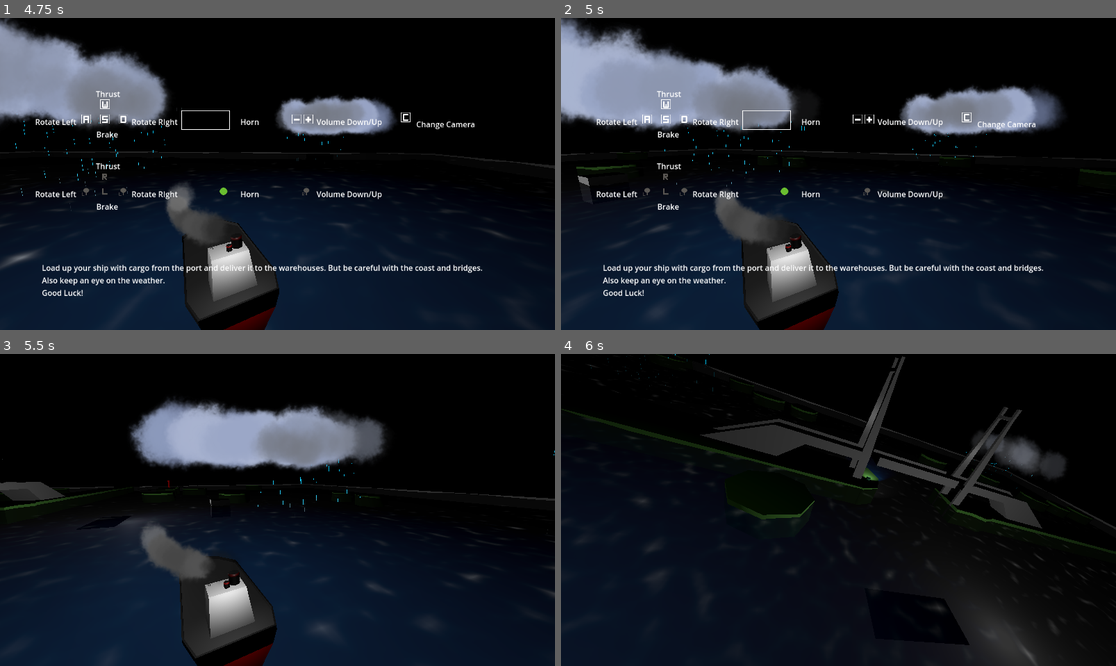
Above: before the commit, frames 1-4 (two rows, left to right).
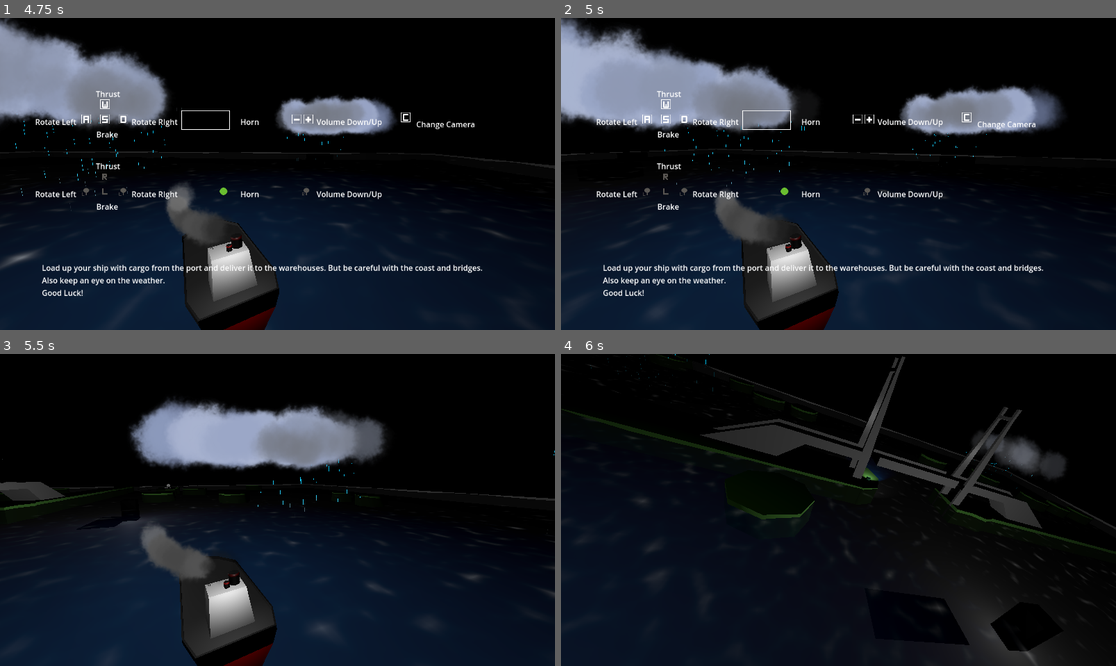
Above: after the commit, the same moments.

Repository: savenger/shipped
Game: Godot game, scene res://level/game.tscn
Same seed, same stepped clock (60 frames per second), same inputs: the game is played once before the commit and once after it.
Inputs (mouse positions are in pixels of both pictures, inside the frame that each line leads up to):
- Up to frame 1 (4.75 s): tap Enter at 0.5 s; move the mouse to (399, 158) at 0.52 s; hold D (Turn Right) 0.53-1.28 s; click (399, 158) at 0.6 s; move the mouse to (166, 189) at 1.27 s; hold A (Turn Left) 1.28-2.03 s; tap Mouse wheel down (volume_down) at 1.35, 4.35 s; move the mouse to (333, 105) at 2.02 s; hold D (Turn Right) 2.03-2.78 s; tap Mouse wheel up (volume_up) at 2.1 s; move the mouse to (249, 236) at 2.77 s; hold S (CounterThrust) 2.78-3.53 s; tap C at 2.85 s; move the mouse to (444, 220) at 3.52 s; hold A (Turn Left) from 3.53 s (still down); click (444, 220) at 3.6 s; move the mouse to (111, 127) at 4.27 s
- Up to frame 2 (5 s): keep holding A (Turn Left)
- Up to frame 3 (5.5 s): keep holding A (Turn Left); move the mouse to (305, 510) at 5.02 s; tap Mouse wheel up (volume_up) at 5.1 s
- Up to frame 4 (6 s): move the mouse to (755, 432) at 5.77 s; release A (Turn Left) at 5.78 s; hold D (Turn Right) from 5.78 s (still down); tap C at 5.85 s

Frame 1 is identical in both runs. In frame 2, 0.2% of the frame differs, in the area x 2-100%, y 43-54%; in frame 3, less than 0.1%; in frame 4, 0.7%, in the area x 77-90%, y 82-96%.
Error in both runs: Invalid assignment of property or key 'volume_db' with value of type 'int' on a base object of type 'null instance'. (res://level/game.gd:40)

Commit message:
Warehouse (first iteration)

Diff:
--- /dev/null
+++ b/Models/Warehouse/Warehouse.tscn
@@ -0,0 +1,5 @@
+[gd_scene load_steps=2 format=3 uid="uid://bire28q8jcunx"]
+
+[ext_resource type="PackedScene" uid="uid://c41qfwmhq86ps" path="res://Models/Warehouse/Warehouse.glb" id="1_4i2cx"]
+
+[node name="Warehouse" instance=ExtResource("1_4i2cx")]
--- a/level/cargo_port.tscn
+++ b/level/cargo_port.tscn
@@ -2,9 +2,6 @@
 
 [ext_resource type="Script" path="res://level/CargoPickupArea.gd" id="1_a5vi5"]
 [ext_resource type="Script" path="res://level/CargoPort.gd" id="1_gwy4d"]
-
-[sub_resource type="BoxMesh" id="BoxMesh_nhqhf"]
-size = Vector3(5, 20, 5)
 
 [sub_resource type="BoxShape3D" id="BoxShape3D_jyj78"]
 size = Vector3(5, 20, 5)
@@ -12,19 +9,20 @@
 [sub_resource type="SphereShape3D" id="SphereShape3D_ngl4c"]
 radius = 10.0
 
+[sub_resource type="BoxMesh" id="BoxMesh_ewryt"]
+size = Vector3(3, 5, 3)
+
 [node name="CargoPort" type="StaticBody3D" groups=["cargo_port"]]
-transform = Transform3D(1, 0, 0, 0, 1, 0, 0, 0, 1, 21.5461, -8.27964, 0)
 script = ExtResource("1_gwy4d")
-
-[node name="MeshInstance3D" type="MeshInstance3D" parent="."]
-mesh = SubResource("BoxMesh_nhqhf")
 
 [node name="CollisionShape3D" type="CollisionShape3D" parent="."]
 shape = SubResource("BoxShape3D_jyj78")
 
 [node name="CargoPickupArea" type="Area3D" parent="."]
-transform = Transform3D(1, 0, 0, 0, 1, 0, 0, 0, 1, 0, 12, 0)
 script = ExtResource("1_a5vi5")
 
 [node name="CollisionShape3D" type="CollisionShape3D" parent="CargoPickupArea"]
 shape = SubResource("SphereShape3D_ngl4c")
+
+[node name="MeshInstance3D" type="MeshInstance3D" parent="."]
+mesh = SubResource("BoxMesh_ewryt")
--- a/level/destination.tscn
+++ b/level/destination.tscn
@@ -1,6 +1,7 @@
-[gd_scene load_steps=5 format=3 uid="uid://dcstorccunohr"]
+[gd_scene load_steps=6 format=3 uid="uid://dcstorccunohr"]
 
 [ext_resource type="Script" path="res://level/destination.gd" id="1_w0csv"]
+[ext_resource type="PackedScene" uid="uid://bire28q8jcunx" path="res://Models/Warehouse/Warehouse.tscn" id="2_itjx6"]
 
 [sub_resource type="CylinderShape3D" id="CylinderShape3D_vmw3e"]
 radius = 8.0
@@ -16,12 +17,16 @@
 script = ExtResource("1_w0csv")
 
 [node name="Area3D" type="Area3D" parent="."]
+transform = Transform3D(1, 0, 0, 0, 1, 0, 0, 0, 1, 0, 0, 7)
 
 [node name="CollisionShape3D" type="CollisionShape3D" parent="Area3D"]
 shape = SubResource("CylinderShape3D_vmw3e")
 
 [node name="MeshInstance3D" type="MeshInstance3D" parent="."]
+visible = false
 mesh = SubResource("BoxMesh_y1c8f")
+
+[node name="Warehouse" parent="." instance=ExtResource("2_itjx6")]
 
 [connection signal="area_entered" from="Area3D" to="." method="_on_area_3d_area_entered"]
 [connection signal="body_entered" from="Area3D" to="." method="_on_area_3d_body_entered"]
Binary file added: Models/Warehouse/Warehouse.glb
Not shown, added: Models/Warehouse/Warehouse.glb.import
Not shown, added: Models/Warehouse/Warehouse.blend
